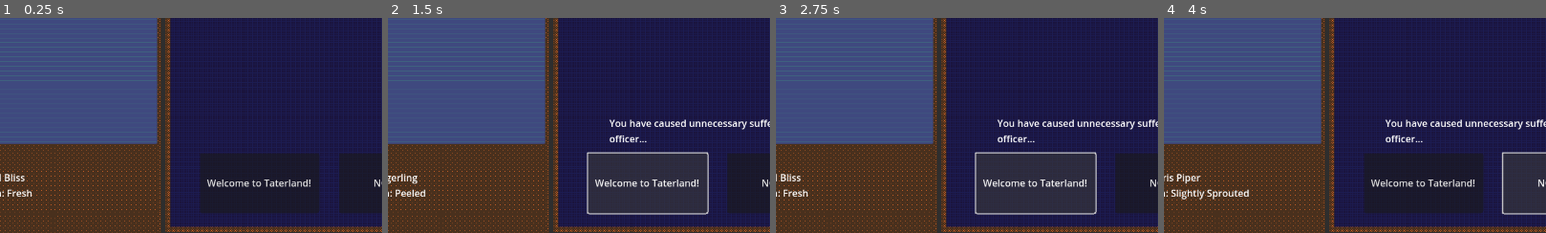
Above: before the commit, frames 1-4 (left to right).
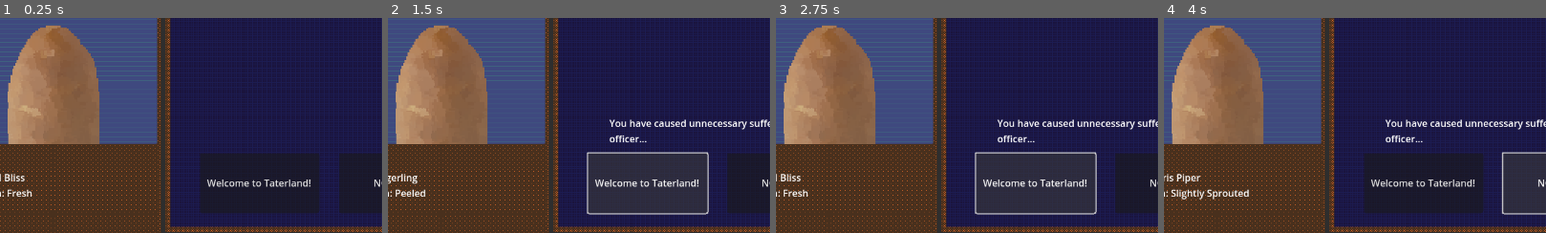
Above: after the commit, the same moments.

Repository: Lost-Rabbit-Digital/SpudCustoms
Game: Godot game, scene res://mainGame.tscn
Same seed, same stepped clock (60 frames per second), same inputs: the game is played once before the commit and once after it.
Inputs:
- Up to frame 1 (0.25 s): no input
- Up to frame 2 (1.5 s): click "Welcome to Taterland!" at 0.5 s; click "Welcome to Taterland!" at 1.25 s
- Up to frame 3 (2.75 s): click "Welcome to Taterland!" at 2 s
- Up to frame 4 (4 s): click "NO ENTRY!" at 2.75 s
The pictures show only the part of the screen within x 13-63%, y 44-94%; the shares and areas given below are measured in that part.

The runs differ from the first frame. In frame 1, 11% of the frame differs, in the area x 2-26%, y 3-59%; in frame 2, 11%; in frame 3, 11%; in frame 4, 11%.

Commit message:
Added potato

Diff:
--- a/mainGame.tscn
+++ b/mainGame.tscn
@@ -6,6 +6,7 @@
 [ext_resource type="Texture2D" uid="uid://dnb4bt3sqi8uy" path="res://InterfaceOutline.png" id="3_vixev"]
 [ext_resource type="Texture2D" uid="uid://40m827pn4r7y" path="res://evidence_panel.png" id="4_juy1b"]
 [ext_resource type="Texture2D" uid="uid://blc1si6nool21" path="res://world_panel.png" id="5_h10h2"]
+[ext_resource type="Texture2D" uid="uid://b0w31jf11twuk" path="res://potato_humanoids/heads/russet_burbank_potato (2).png" id="7_fe5kd"]
 
 [node name="Node2D" type="Node2D"]
 script = ExtResource("1_s4bva")
@@ -87,6 +88,11 @@
 offset_bottom = 640.0
 text = "NO ENTRY!"
 
+[node name="RussetBurbankPotato(2)" type="Sprite2D" parent="."]
+position = Vector2(252, 419)
+scale = Vector2(1.64844, 1.64844)
+texture = ExtResource("7_fe5kd")
+
 [connection signal="timeout" from="Timer" to="." method="_on_timer_timeout"]
 [connection signal="pressed" from="Button (WelcomeButton)" to="." method="_on_button_welcome_button_pressed"]
 [connection signal="pressed" from="Button (NoEntryButton)" to="." method="_on_button_no_entry_button_pressed"]
Not shown: 1 places in mainGame.tscn that only renumber resources
Binary file added: potato_humanoids/heads/russet_burbank_potato (2).png
Not shown, added: potato_humanoids/heads/russet_burbank_potato (2).png.import
Binary file added: potato_humanoids/heads/russet_burbank_potato.png
Not shown, added: potato_humanoids/heads/russet_burbank_potato.png.import
